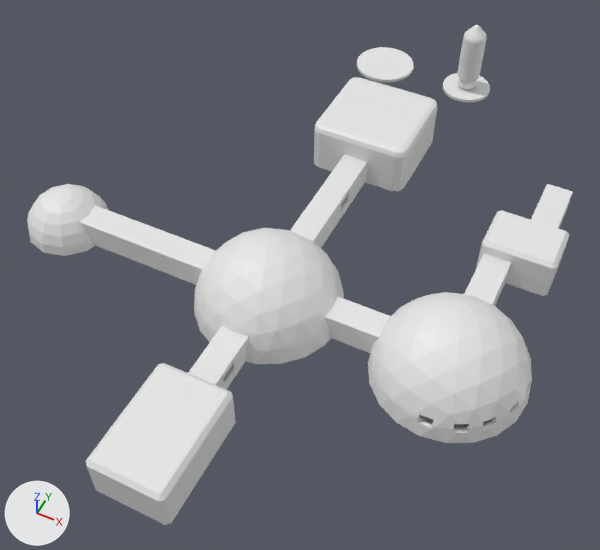
An edit to the Blender file Assets/Map.blend, drawn before and after from the same camera.
Before and after are seen from a camera (50 mm lens) standing at (14.1, -14.6, 33.9) and looking at (0.3, 12.9, -0.5). Every picture has the same lights, and +X, +Y and +Z are marked at lower left.

Names of what the first picture shows: 'Control Room', 'Control Room Window', 'Decompression', 'Greenhouse', 'Living', 'Main Launch Pad', 'Rocket', 'Sec Launch', 'Stasis', 'Storage', 'Walkway 1', 'Walkway 2', 'Walkway 3', 'Walkway 4'.
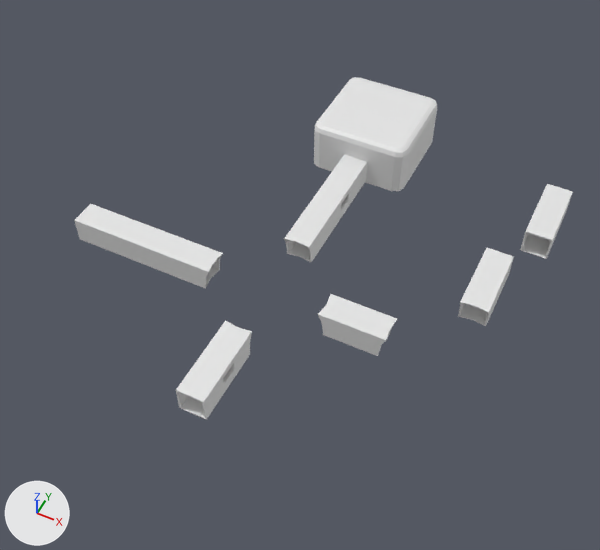
Scene script edits in JSON lines:
```json
{"op": "add", "block": "ob_living", "code": "ob_living.hide_set(True)"}
{"op": "add", "block": "ob_storage", "code": "ob_storage.hide_set(True)"}
{"op": "add", "block": "ob_greenhouse", "code": "ob_greenhouse.hide_set(True)"}
{"op": "add", "block": "ob_main_launch_pad", "code": "ob_main_launch_pad.hide_set(True)"}
{"op": "add", "block": "ob_sec_launch", "code": "ob_sec_launch.hide_set(True)"}
{"op": "add", "block": "ob_rocket", "code": "ob_rocket.hide_set(True)"}
{"op": "add", "block": "ob_stasis", "code": "ob_stasis.hide_set(True)"}
{"op": "add", "block": "ob_decompression", "code": "ob_decompression.hide_set(True)"}
```

Pixel boxes (x1, y1, x2, y2) of what changed, in the pictures (600 x 550 px):
```json
{"object": "Storage", "change": "hidden", "before": [368, 292, 532, 443]}
{"object": "Living", "change": "hidden", "before": [194, 228, 344, 364]}
{"object": "Stasis", "change": "hidden", "before": [86, 363, 236, 525]}
{"object": "Decompression", "change": "hidden", "before": [476, 211, 569, 296]}
{"object": "Greenhouse", "change": "hidden", "before": [27, 184, 109, 256]}
{"object": "Main Launch Pad", "change": "hidden", "before": [357, 47, 414, 82]}
{"object": "Rocket", "change": "hidden", "before": [457, 25, 487, 90]}
{"object": "Sec Launch", "change": "hidden", "before": [443, 73, 490, 102]}
```
